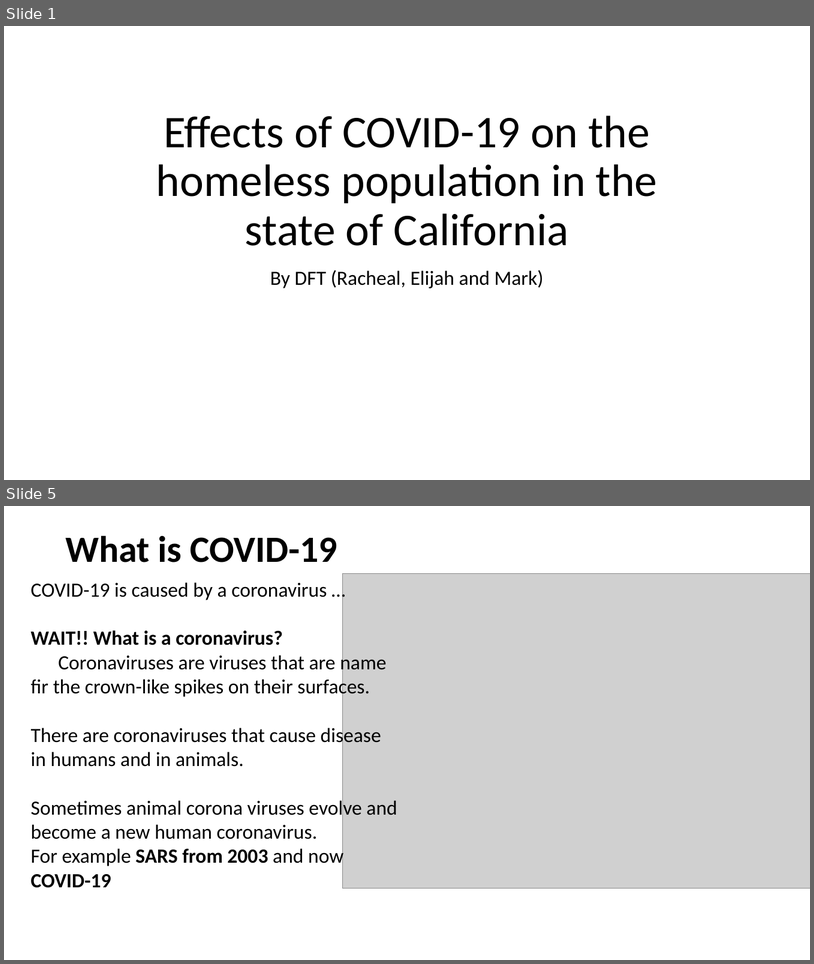
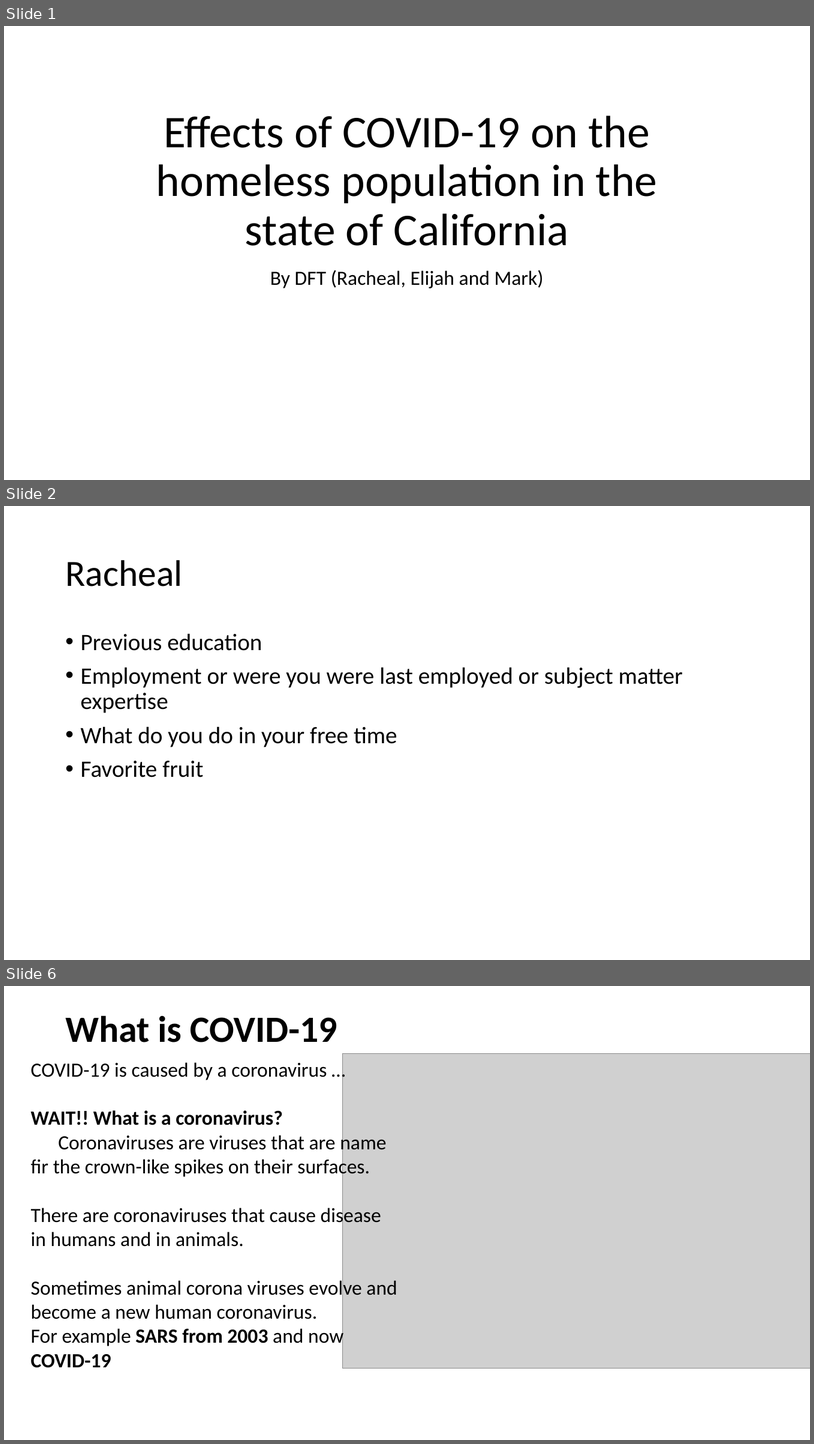
Before and after one commit to engmarkrezk/DFT_FinalProject, a slide deck: RecoverdDFTppt.pptx. Shown one above the other, each under a label of ours: slides 1 and 5 before the commit, slides 1, 2 and 6 after it; the slides between them are not shown. The pictures are 814x964 and 814x1444 pixels, drawn with LibreOffice and Linux fonts; fonts in the diff are those of the drawing; grey boxes stand for pictures. Boxes give left, top, right and bottom in pixels: in the first picture for what was removed or moved away, otherwise in the second. Text is boxed around its words. In the diff, an @@ line names an element or a change of style, - is before the commit and + after.

```diff
--- a/RecoverdDFTppt.pptx
+++ b/RecoverdDFTppt.pptx
@@ slide 2 added at [4,506,810,960], background #FFFFFF @@
@@ title added at [65,560,182,586], 44 pt, text #000000 @@
+Racheal
@@ text added at [81,633,683,777], 28 pt, text #000000 @@
+• Previous education
+• Employment or were you were last employed or subject matter expertise
+• What do you do in your free time
+• Favorite fruit
@@ what was slide 5 is now slide 6 @@
```
Also in this commit, not shown: 1 slide changed, 7 other slides added, 3 slides removed, 1 other file.
